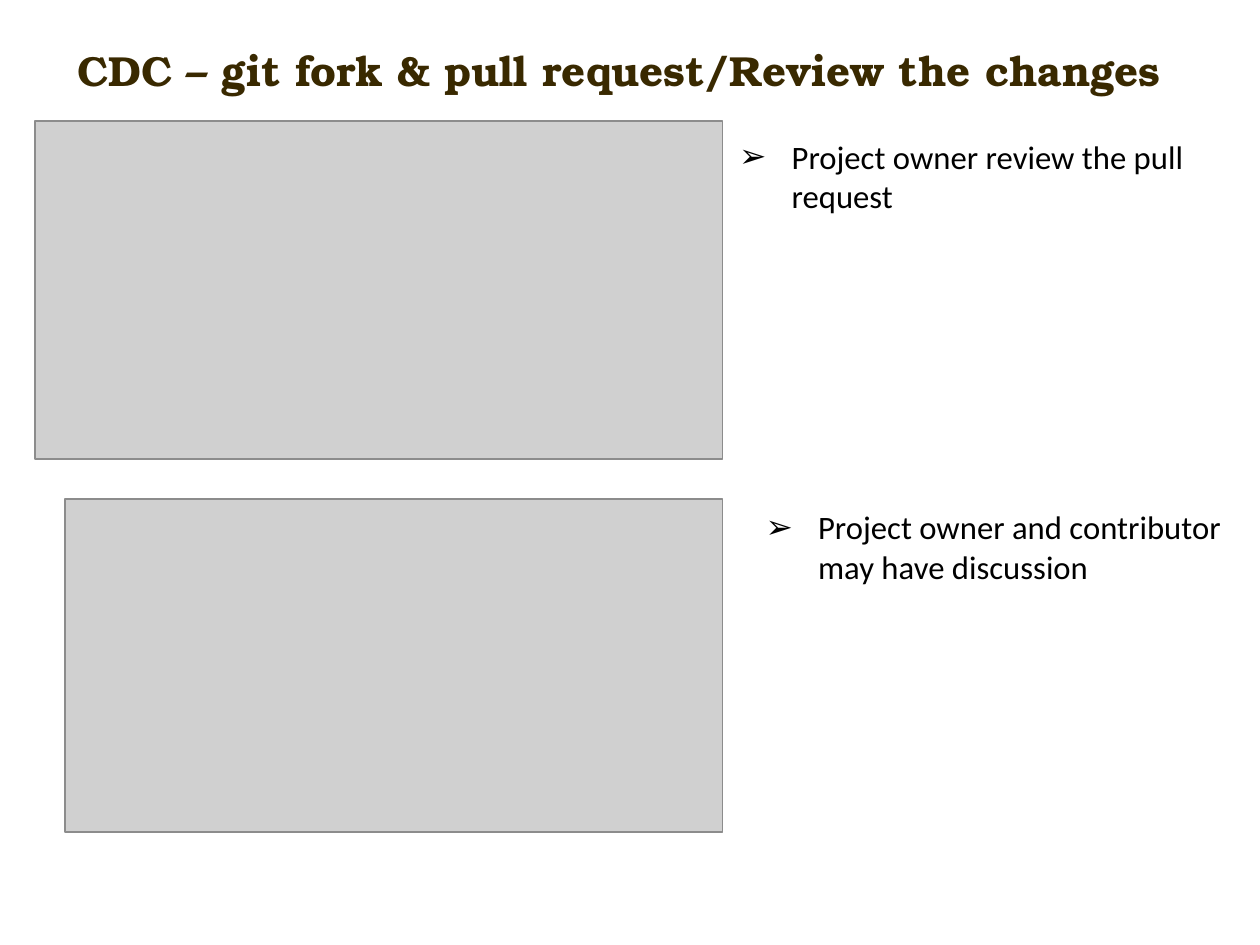
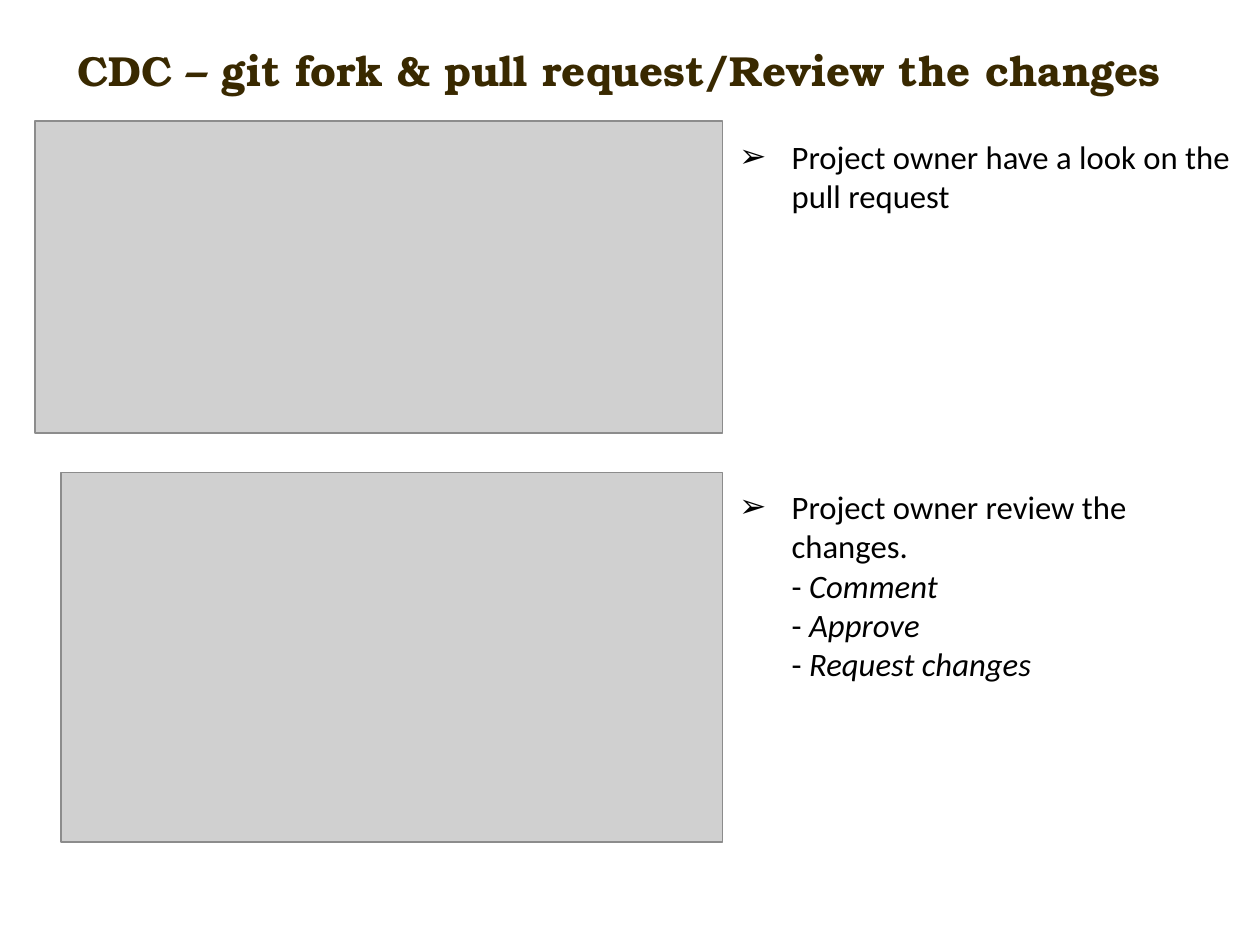
Before and after one commit to carlmitrais/wisdom, a slide deck: slide 9 of cdc_git_ws3.pptx. Drawn at 1260x945 pixels with LibreOffice and Linux fonts; fonts in the diff are those of the drawing; grey boxes stand for pictures; background and template pictures are left out. Boxes give left, top, right and bottom in pixels: in the first picture for what was removed or moved away, otherwise in the second. Text is boxed around its words. In the diff, an @@ line names an element or a change of style, - is before the commit and + after.

```diff
--- a/cdc_git_ws3.pptx
+++ b/cdc_git_ws3.pptx
@@ picture resized from (x1=35, y1=121, x2=722, y2=459) to (x1=35, y1=121, x2=722, y2=433) @@
@@ text at (x1=792, y1=146, x2=1229, y2=214): text changed @@
-➢ Project owner review the pull request
+➢ Project owner have a look on the pull request
@@ picture resized from (x1=66, y1=499, x2=724, y2=832) to (x1=60, y1=472, x2=722, y2=842) @@
@@ text added at (x1=792, y1=496, x2=1126, y2=682), 14 pt, text #000000 @@
+➢ Project owner review the changes.
+  - Comment
+  - Approve
+  - Request changes
@@ text removed at (x1=818, y1=516, x2=1220, y2=585) @@
-➢ Project owner and contributor may have discussion
```
Also in this commit, not shown: 1 slide added.
